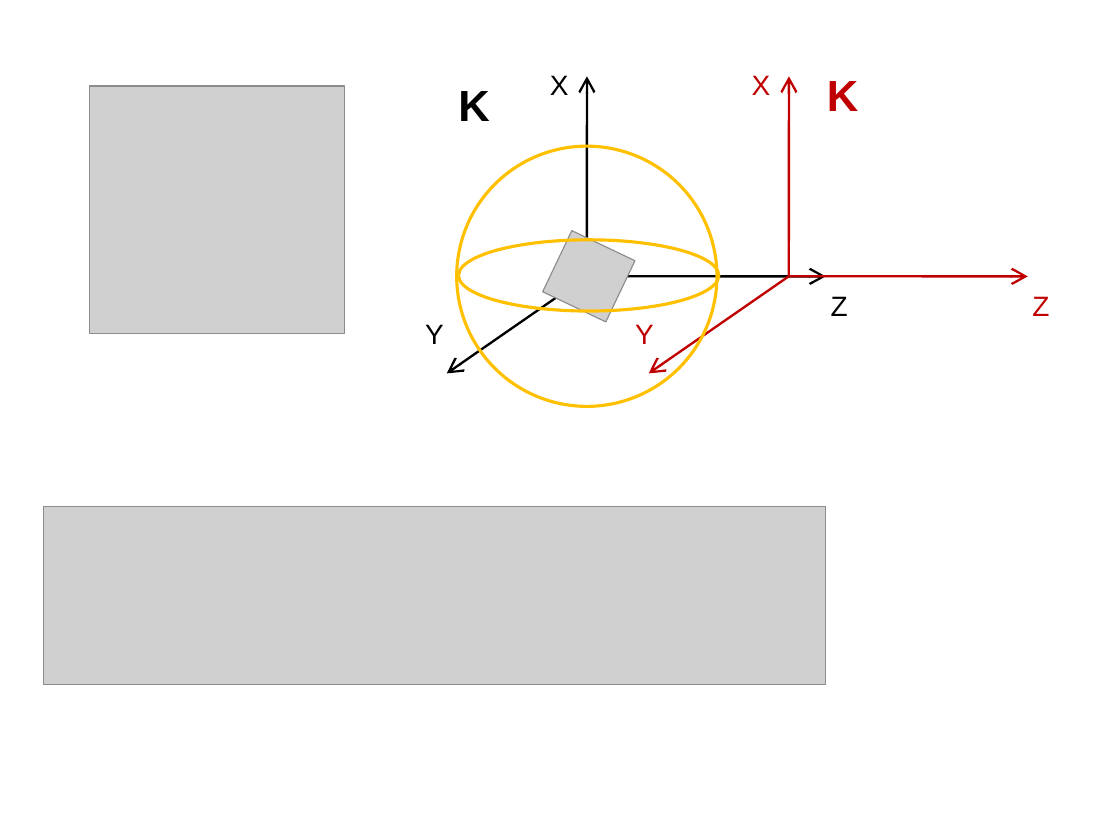
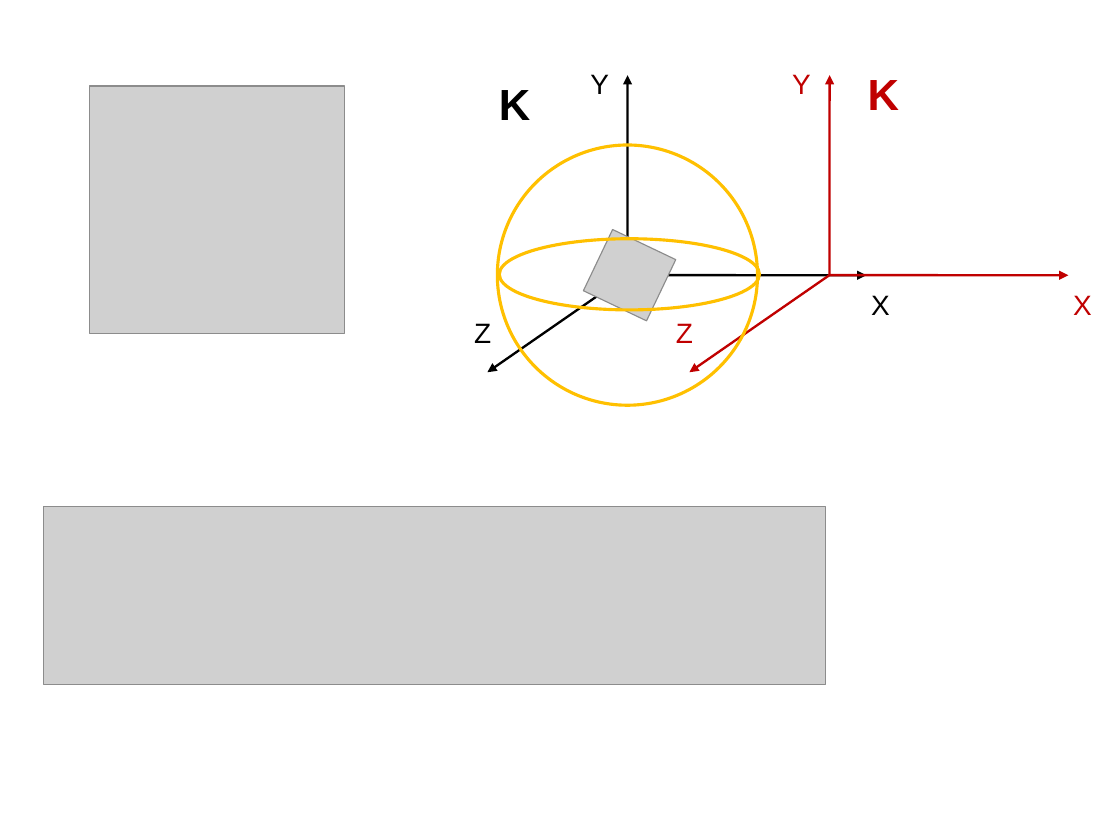
Before and after one commit to l432/NMK, a slide deck: slide 45 of Lecture/Mechanics/sclad.ppt (slide 40 before the commit). Drawn at 1120x840 pixels with LibreOffice and Linux fonts; fonts in the diff are those of the drawing; grey boxes stand for pictures. Boxes give left, top, right and bottom in pixels: in the first picture for what was removed or moved away, otherwise in the second. Text is boxed around its words. In the diff, an @@ line names an element or a change of style, - is before the commit and + after.

```diff
--- a/Lecture/Mechanics/sclad.ppt
+++ b/Lecture/Mechanics/sclad.ppt
@@ text "Y": place and size @@
-text "Y" at box(425, 324, 444, 344)
+text "Y" at box(590, 74, 609, 94)
@@ arrow (627, 276) - (627, 75): arrowheads changed @@
@@ text "Y": place and size @@
-text "Y" at box(635, 324, 654, 344)
+text "Y" at box(792, 74, 811, 94)
@@ arrow (830, 276) - (830, 75): arrowheads changed @@
@@ ellipse: place and size @@
-ellipse at box(457, 147, 717, 407)
+ellipse at box(497, 144, 757, 404)
@@ arrow (627, 276) - (487, 372): arrowheads changed @@
@@ arrow (627, 276) - (867, 276): arrowheads changed @@
@@ arrow (830, 276) - (690, 372): arrowheads changed @@
@@ 6 arrows, 2 texts, 1 picture, 1 ellipse: place and size @@
-6 arrows, 2 texts, 1 picture, 1 ellipse at box(447, 76, 1028, 373)
+6 arrows, 2 texts, 1 picture, 1 ellipse at box(487, 75, 1068, 372)
@@ arrow (830, 276) - (1068, 276): arrowheads changed @@
@@ text "X": place and size @@
-text "X" at box(550, 75, 569, 95)
+text "X" at box(871, 295, 890, 315)
@@ text "X": place and size @@
-text "X" at box(752, 75, 771, 95)
+text "X" at box(1073, 295, 1092, 315)
@@ text "Z": place and size @@
-text "Z" at box(1032, 296, 1049, 316)
+text "Z" at box(474, 323, 491, 343)
@@ text "Z" at box(474, 323, 491, 343): text colour #C00000 to #000000 @@
@@ text "Z": place and size @@
-text "Z" at box(831, 296, 848, 316)
+text "Z" at box(676, 323, 693, 343)
@@ text "Z" at box(676, 323, 693, 343): text colour #000000 to #C00000 @@
```
Also in this commit, not shown: 9 other slides changed, 12 slides added, 4 slides removed, 5 other files.
